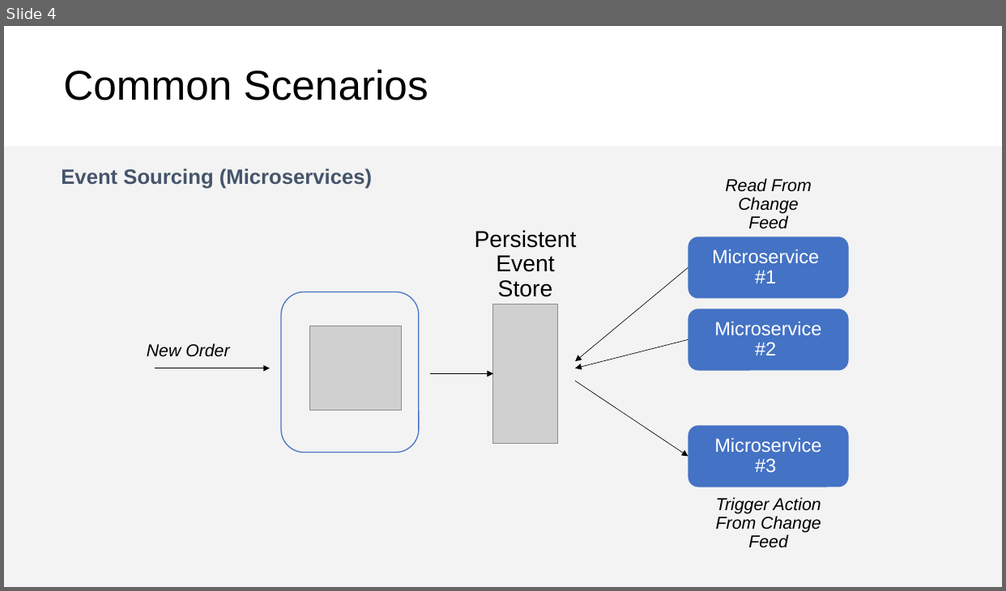
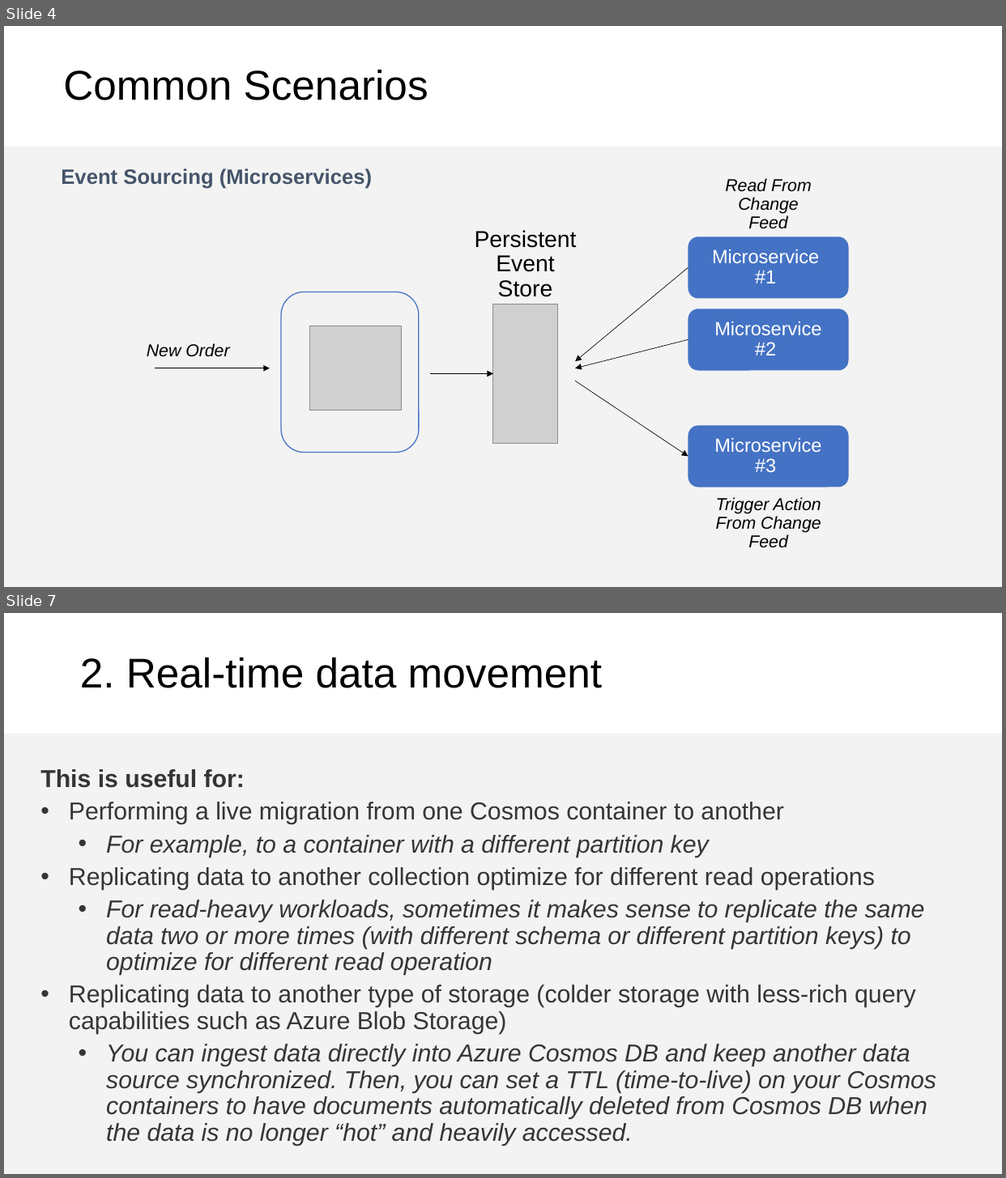
Before and after one commit to CosmosDB/labs, a slide deck: decks/Change-Feed.pptx. Shown one above the other, each under a label of ours: slide 4 before the commit, slides 4 and 7 after it; the slides between them are not shown. The pictures are 1006x591 and 1006x1178 pixels, drawn with LibreOffice and Linux fonts; fonts in the diff are those of the drawing; grey boxes stand for pictures. Boxes give left, top, right and bottom in pixels: in the first picture for what was removed or moved away, otherwise in the second. Text is boxed around its words. In the diff, an @@ line names an element or a change of style, - is before the commit and + after.

```diff
--- a/decks/Change-Feed.pptx
+++ b/decks/Change-Feed.pptx
@@ slide 7 added at [4, 613, 1002, 1174], background #FFFFFF; not listed: 1 template element that a slide beside it also shows @@
@@ title added at [80, 657, 602, 688], 40 pt, text #000000 @@
+2. Real-time data movement
@@ text added at [40, 769, 936, 1146], 23.5 pt, text #353535, italic @@
+This is useful for:
+• Performing a live migration from one Cosmos container to another
+  • For example, to a container with a different partition key
+• Replicating data to another collection optimize for different read operations
+  • For read-heavy workloads, sometimes it makes sense to replicate the same data two or more times (with different schema or different partition keys) to optimize for different read operation
+• Replicating data to another type of storage (colder storage with less-rich query capabilities such as Azure Blob Storage)
+  • You can ingest data directly into Azure Cosmos DB and keep another data source synchronized. Then, you can set a TTL (time-to-live) on your Cosmos containers to have documents automatically deleted from Cosmos DB when the data is no longer “hot” and heavily accessed.
```
Also in this commit, not shown: 8 slides changed, 3 other slides added, 1 slide removed.
